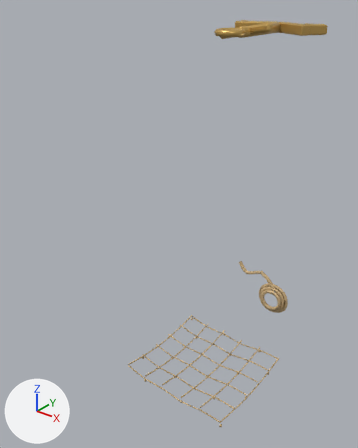
Two versions of the OBJ model SourceAssets/TraderHub/SM_LT_TraderHub_Nautical.obj, one commit apart.
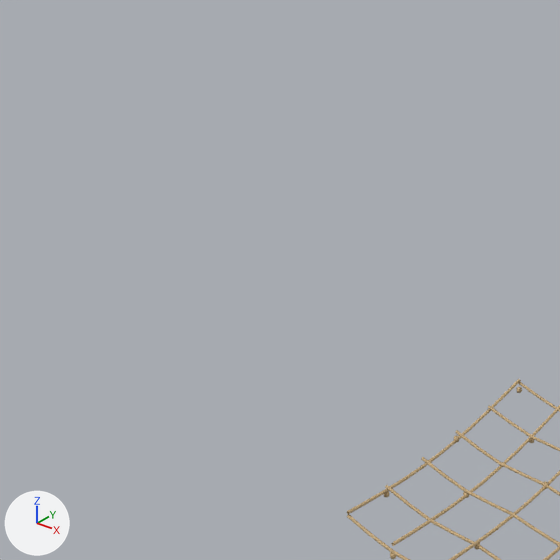
Each version appears first whole from a 50 mm lens placed at (674.0, -898.0, 426.0), pointed at (129.0, -217.0, 4.0), and next in a close-up on the part from 0% to 58% of the width and 39% to 85% of the height. The axes (+X, +Y, +Z) are drawn at lower left. The lights are the same throughout. The older version's two pictures come first. Where no turn or scale is listed for an object, it has been applied to the vertices.

The older version as bpy lines, for what is in view:
```python
me_sm_lt_traderhub_nautical_export = bpy.data.meshes.new('SM_LT_TraderHub_Nautical_EXPORT')
me_sm_lt_traderhub_nautical_export.from_pydata(...)  # 1796 vertices, 3340 faces; spans x 68.0..331.0, y -319.0..-1.0, z -331.0..374.0
# faces by material slot: [2676, 664]
me_sm_lt_traderhub_nautical_export.materials.append(mat_rope)  # brown #c4a87c
me_sm_lt_traderhub_nautical_export.materials.append(mat_brass)  # orange #d4ad61
ob_sm_lt_traderhub_nautical_export = bpy.data.objects.new('SM_LT_TraderHub_Nautical_EXPORT', me_sm_lt_traderhub_nautical_export)
ob_sm_lt_traderhub_nautical_export.location = (0.0, 0.0, 0.0)
```
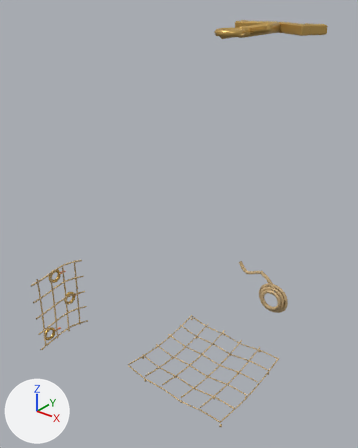
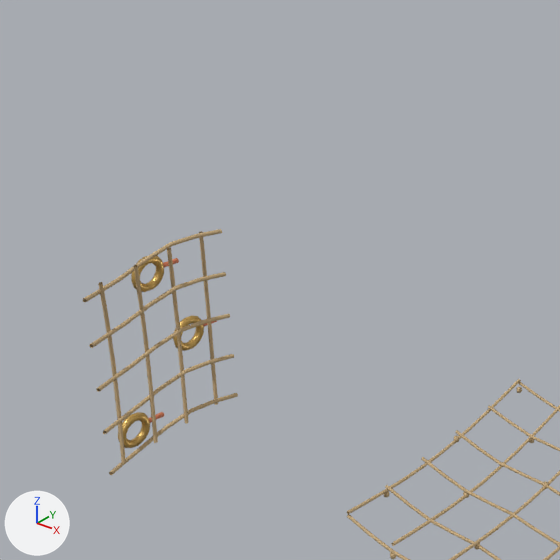
Boxes (x1, y1, x2, y2) around the edits, measured in the close-ups (560 x 560 px):
```json
{"object": "SM_LT_TraderHub_Nautical_EXPORT", "change": "reshaped", "before": [347, 379, 560, 560], "after": [83, 229, 560, 560]}
{"part": 1, "of": "me_sm_lt_traderhub_nautical_export", "change": "added", "after": [83, 229, 238, 475]}
```

The change, as JSON lines over the scene's bpy script:
```json
{"op": "add", "block": "mat_rustcanvas", "code": ["mat_rustcanvas = principled_material('RustCanvas')", "mat_rustcanvas.base_color = (0.66, 0.2, 0.095)  # orange #d47c57", "mat_rustcanvas.roughness = 0.72"]}
{"block": "me_sm_lt_traderhub_nautical_export", "where": "# used by ob_sm_lt_traderhub_nautical_export; location = (0.0, 0.0, 0.0)"}
{"op": "remove", "block": "me_sm_lt_traderhub_nautical_export", "code": "me_sm_lt_traderhub_nautical_export.from_pydata(...)  # 1796 vertices, 3340 faces; spans x 68.0..331.0, y -319.0..-1.0, z -331.0..374.0"}
{"op": "add", "block": "me_sm_lt_traderhub_nautical_export", "code": "me_sm_lt_traderhub_nautical_export.from_pydata(...)  # 2468 vertices, 4540 faces; spans x -99.0..331.0, y -433.0..-1.0, z -331.0..374.0"}
{"block": "me_sm_lt_traderhub_nautical_export", "change": "me_sm_lt_traderhub_nautical_export part 1: 672 vertices added at x -99.0..-70.0, y -433.0..-297.0, z -282.0..-105.0"}
{"op": "add", "block": "me_sm_lt_traderhub_nautical_export", "code": "me_sm_lt_traderhub_nautical_export.materials.append(mat_rustcanvas)  # orange #d47c57"}
```
